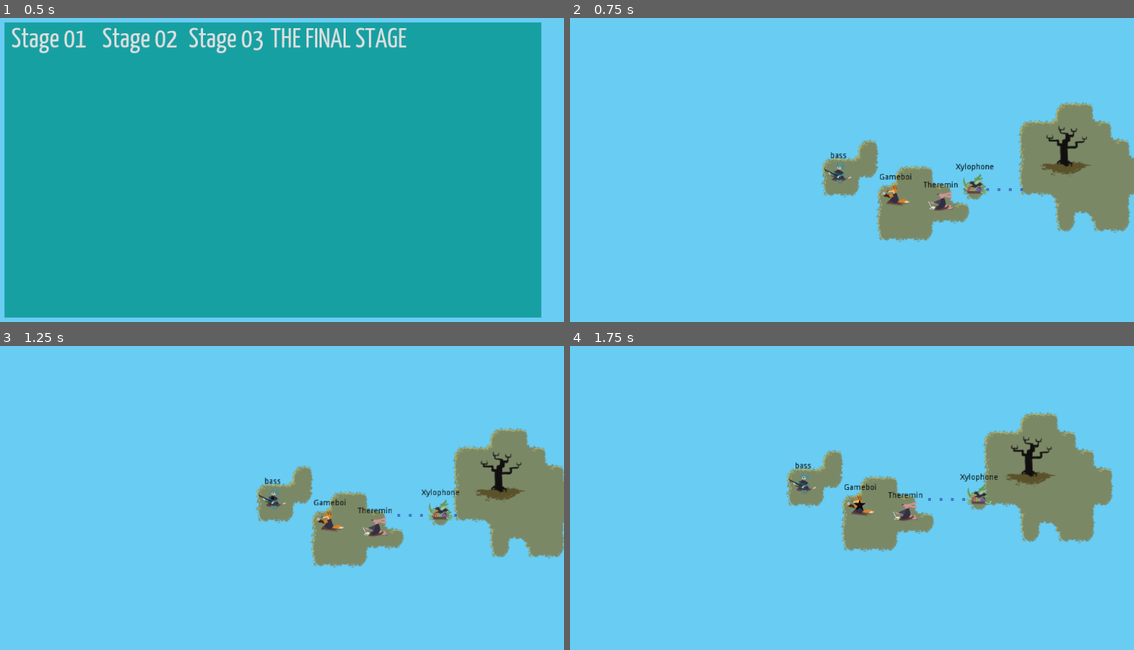
Above: before the commit, frames 1-4 (two rows, left to right).
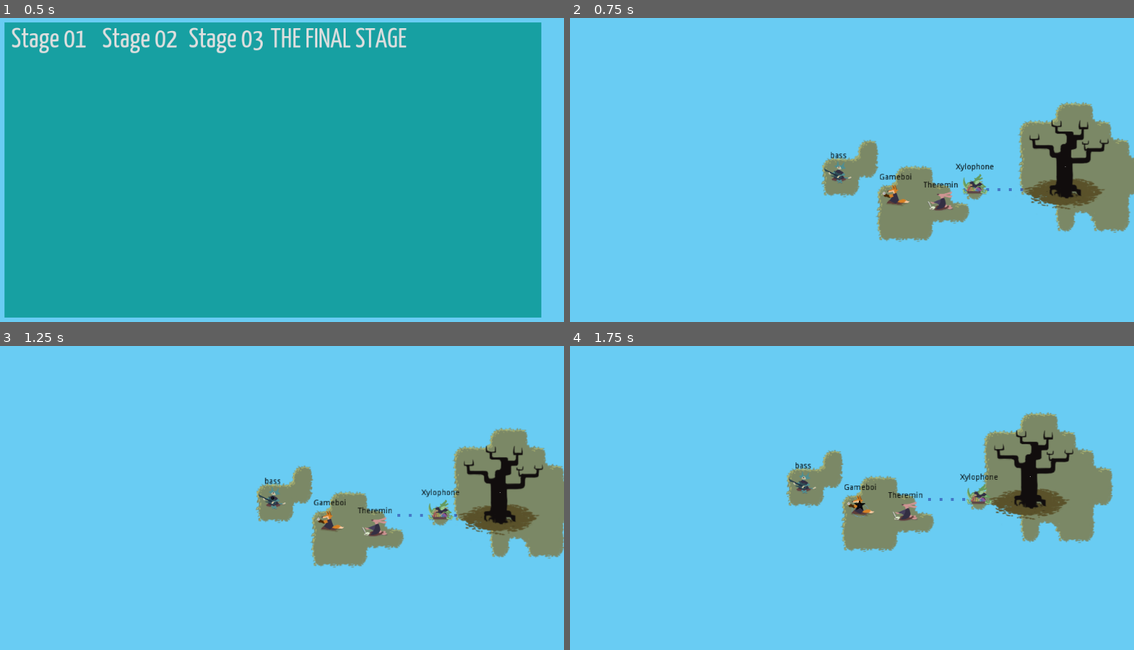
Above: after the commit, the same moments.

Repository: uspgamedev/skyjammers
Game: Godot game, scene res://menus/stage-selector/main.tscn
Two runs of this game, one before a commit and one after it. Both use one fixed random seed, a clock stepped at 60 frames per second and the inputs below. Sound files missing from this copy of the repository are replaced by a short silence.
Inputs:
- Up to frame 1 (0.5 s): no input
- Up to frame 2 (0.75 s): click "Stage 01" at 0.5 s
- Up to frame 3 (1.25 s): no input
- Up to frame 4 (1.75 s): tap Enter (ui_accept) at 1.25, 1.52 s; hold Space (action_play) from 1.28 s (still down)

Frame 1 is identical in both runs. In frame 2, 1.8% of the frame differs, in the area x 80-96%, y 33-63%; in frame 3, 1.8%, in the area x 81-97%, y 32-63%; in frame 4, 1.8%.

Commit message:
Updated goal sprites

Diff:
--- a/game/goal/Goal.tscn
+++ b/game/goal/Goal.tscn
@@ -1,14 +1,43 @@
-[gd_scene load_steps=3 format=2]
+[gd_scene load_steps=6 format=2]
 
 [ext_resource path="res://goal/cherry.png" type="Texture" id=1]
+[ext_resource path="res://goal/cherry2.png" type="Texture" id=2]
+
+[sub_resource type="SpriteFrames" id=2]
+
+animations = [ {
+"frames": [ ExtResource( 1 ), ExtResource( 2 ) ],
+"loop": true,
+"name": "default",
+"speed": 5.0
+} ]
 
 [sub_resource type="CapsuleShape2D" id=1]
 
 custom_solver_bias = 0.0
-radius = 10.0
-height = 30.0
+radius = 15.0
+height = 60.0
 
-[node name="Goal" type="KinematicBody2D" index="0" groups=[
+[sub_resource type="Animation" id=3]
+
+resource_name = "bloom"
+length = 0.5
+loop = false
+step = 0.1
+tracks/0/type = "value"
+tracks/0/path = NodePath("Sprite:frame")
+tracks/0/interp = 1
+tracks/0/loop_wrap = true
+tracks/0/imported = false
+tracks/0/enabled = true
+tracks/0/keys = {
+"times": PoolRealArray( 0, 0.1 ),
+"transitions": PoolRealArray( 1, 1 ),
+"update": 1,
+"values": [ 0, 1 ]
+}
+
+[node name="Goal" type="KinematicBody2D" groups=[
 "goal",
 ]]
 
@@ -17,13 +46,46 @@
 collision_mask = 1
 collision/safe_margin = 0.08
 
-[node name="Sprite" type="Sprite" parent="." index="0"]
+[node name="Sprite" type="AnimatedSprite" parent="." index="0"]
 
 position = Vector2( 0, -57 )
-texture = ExtResource( 1 )
+frames = SubResource( 2 )
+animation = "default"
 
-[node name="CollisionShape2D" type="CollisionShape2D" parent="." index="1"]
+[node name="Particles2D" type="Particles2D" parent="." index="1"]
 
-position = Vector2( 0, -20 )
+emitting = true
+amount = 8
+lifetime = 1.0
+one_shot = false
+preprocess = 0.0
+speed_scale = 1.0
+explosiveness = 0.0
+randomness = 0.0
+fixed_fps = 0
+fract_delta = true
+visibility_rect = Rect2( -100, -100, 200, 200 )
+local_coords = true
+draw_order = 0
+process_material = null
+texture = null
+normal_map = null
+h_frames = 1
+v_frames = 1
+
+[node name="CollisionShape2D" type="CollisionShape2D" parent="." index="2"]
+
+position = Vector2( 0, 5 )
 shape = SubResource( 1 )
 _sections_unfolded = [ "Transform" ]
+
+[node name="AnimationPlayer" type="AnimationPlayer" parent="." index="3"]
+
+root_node = NodePath("..")
+autoplay = ""
+playback_process_mode = 1
+playback_default_blend_time = 0.0
+playback_speed = 1.0
+anims/bloom = SubResource( 3 )
+blend_times = [  ]
+autoplay = ""
--- a/game/menus/stage-selector/main.tscn
+++ b/game/menus/stage-selector/main.tscn
@@ -6,9 +6,8 @@
 [ext_resource path="res://stages/stage02.tscn" type="PackedScene" id=4]
 [ext_resource path="res://stages/stage03.tscn" type="PackedScene" id=5]
 [ext_resource path="res://test/TheFinalStage.tscn" type="PackedScene" id=6]
-[ext_resource path="res://menus/title_screen.ogg" type="AudioStream" id=7]
 
-[node name="StageSelector" type="Control" index="0"]
+[node name="StageSelector" type="Control"]
 
 anchor_left = 0.0
 anchor_top = 0.0
@@ -94,11 +93,3 @@
 margin_right = 711.0
 text = "THE FINAL STAGE"
 stage_scene = ExtResource( 6 )
-
-[node name="AudioStreamPlayer" type="AudioStreamPlayer" parent="." index="1"]
-
-stream = ExtResource( 7 )
-volume_db = 0.0
-autoplay = true
-mix_target = 0
-bus = "Master"
--- a/game/stages/base.gd
+++ b/game/stages/base.gd
@@ -39,8 +39,8 @@
 	if activeInstrument.is_in_group("sentinels"):
 		_failed()
 	elif activeInstrument.is_in_group("goal"):
+		activeInstrument.get_node("AnimationPlayer").play("bloom")
 		win = true
-		#OS.alert("very gud job", "so pretty")
 
 func _failed():
 	get_tree().reload_current_scene()
--- /dev/null
+++ b/game/stages/stage05.tscn
@@ -0,0 +1,27 @@
+[gd_scene load_steps=5 format=2]
+
+[ext_resource path="res://stages/base.tscn" type="PackedScene" id=1]
+[ext_resource path="res://Movement/PathManager.tscn" type="PackedScene" id=2]
+[ext_resource path="res://islands/Island.tscn" type="PackedScene" id=3]
+
+[sub_resource type="Curve2D" id=1]
+
+resource_local_to_scene = true
+bake_interval = 5.0
+_data = {
+"points": PoolVector2Array(  )
+}
+_sections_unfolded = [ "Resource" ]
+
+[node name="Stage" index="0" instance=ExtResource( 1 )]
+
+[node name="Path2D" parent="Instruments" index="0" instance=ExtResource( 2 )]
+
+curve = SubResource( 1 )
+
+[node name="Island" parent="Instruments/Path2D/PathFollow2D" index="0" instance=ExtResource( 3 )]
+
+tile_data = PoolIntArray( -65538, 0, 0, -65537, 2, 0, -131072, 1, 0, -131071, 3, 0, -2, 4, 0, -1, 5, 0, -65536, 5, 0, -65535, 11, 0, 65534, 8, 0, 65535, 5, 0, 0, 5, 0, 1, 7, 0, 131070, 4, 0, 131071, 5, 0, 65536, 5, 0, 65537, 11, 0, 196606, 8, 0, 196607, 5, 0, 131072, 5, 0, 131073, 7, 0, 262142, 8, 0, 262143, 5, 0, 196608, 5, 0, 196609, 7, 0, 327678, 4, 0, 327679, 5, 0, 262144, 5, 0, 262145, 11, 0, 393214, 12, 0, 393215, 13, 0, 327680, 14, 0, 327681, 15, 0 )
+
+
+[editable path="Instruments/Path2D"]
Binary file changed: game/goal/cherry.png
Binary file added: game/goal/cherry2.png
Not shown, changed: game/goal/cherry2.png.import
Not shown: 1 places in game/menus/stage-selector/main.tscn that only renumber resources
